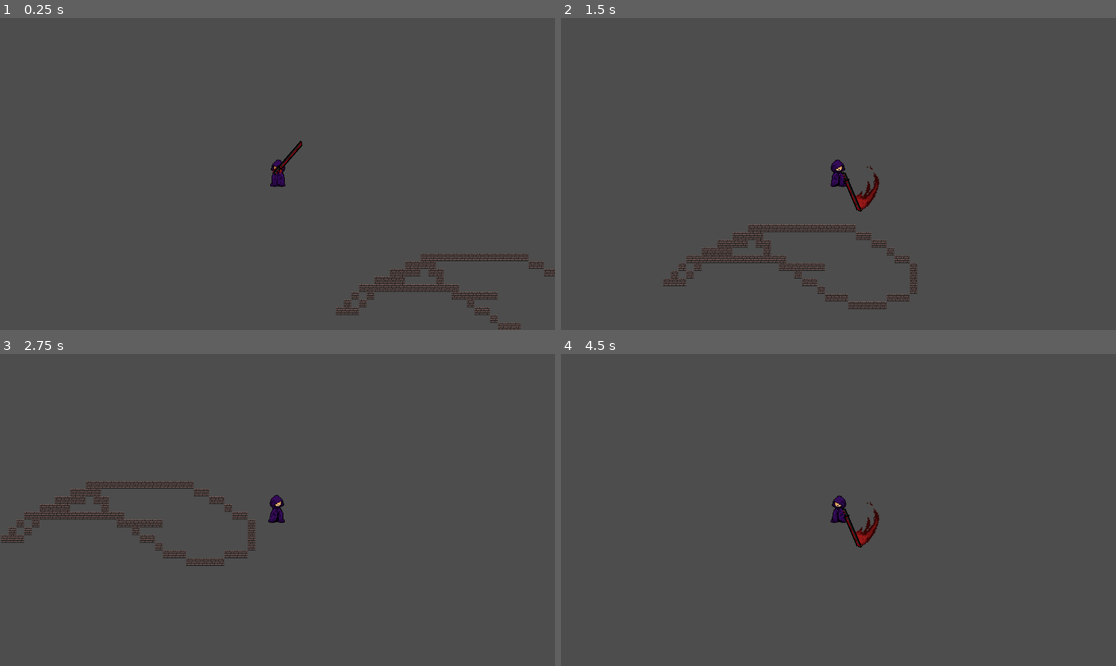
Above: before the commit, frames 1-4 (two rows, left to right).
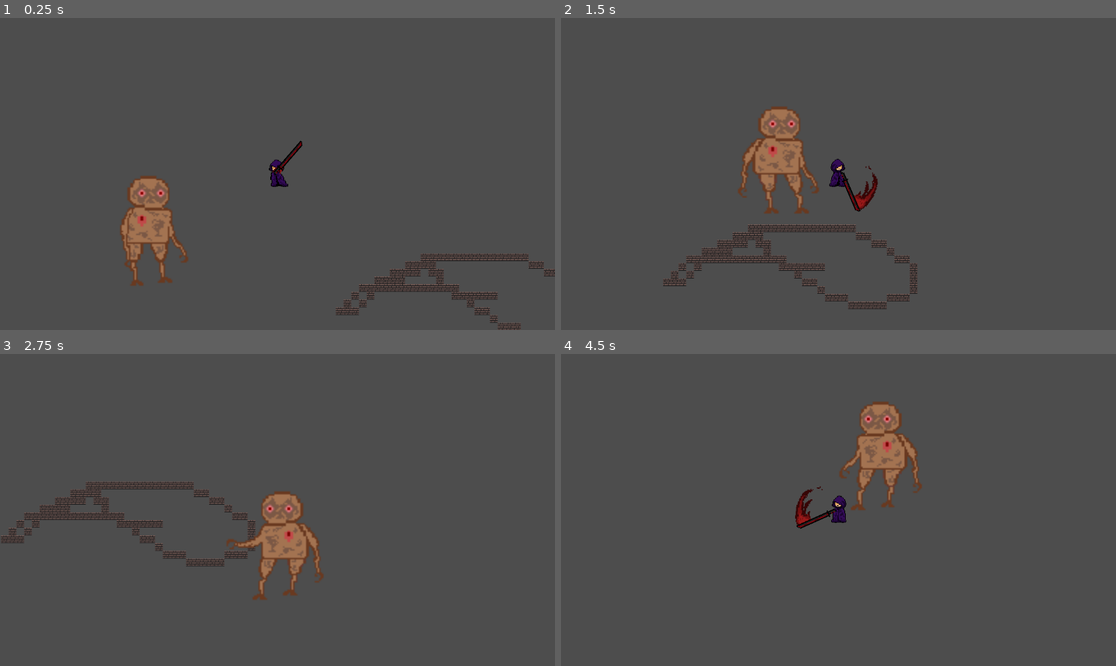
Above: after the commit, the same moments.

Repository: Eathand/GDA-Game
Game: Godot game, scene res://scenes/Main.tscn
Two runs of this game, one before a commit and one after it. Both use one fixed random seed, a clock stepped at 60 frames per second and the inputs below. The engine's default icon, where the game draws it, is replaced by a stand-in: a white triangle on a blue panel in a dark square.
Inputs (mouse positions are in pixels of both pictures, inside the frame that each line leads up to):
- Up to frame 1 (0.25 s): no input
- Up to frame 2 (1.5 s): move the mouse to (960, 158) at 0.52 s; hold D (right) 0.53-1.28 s; tap Shift (dash) at 0.6 s; move the mouse to (727, 189) at 1.27 s; hold S (down) from 1.28 s (still down); click (727, 189) at 1.35 s
- Up to frame 3 (2.75 s): tap Shift (dash) at 1.55, 2.1 s; move the mouse to (333, 441) at 2.02 s; release S (down) at 2.03 s; hold D (right) from 2.03 s (still down)
- Up to frame 4 (4.5 s): move the mouse to (810, 572) at 2.77 s; release D (right) at 2.78 s; hold W (up) 2.78-3.53 s; tap P (test_damage) at 2.85 s; tap Shift (dash) at 3.05, 3.6 s; move the mouse to (1005, 556) at 3.52 s; hold A (left) from 3.53 s (still down); move the mouse to (672, 463) at 4.27 s; click (672, 463) at 4.35 s

The runs differ from the first frame. In frame 1, 2.4% of the frame differs, in the area x 21-52%, y 45-86%; in frame 2, 2.7%; in frame 3, 3.5%, in the area x 0-59%, y 40-79%; in frame 4, 3.0%.

Commit message:
dash premium

Diff:
--- a/gda-game-capstone/scenes/Main.tscn
+++ b/gda-game-capstone/scenes/Main.tscn
@@ -1,10 +1,11 @@
-[gd_scene load_steps=11 format=3 uid="uid://u6jsd1u1khm8"]
+[gd_scene load_steps=12 format=3 uid="uid://u6jsd1u1khm8"]
 
 [ext_resource type="Texture2D" uid="uid://b6ux81xfksquv" path="res://tileset/0x72_DungeonTilesetII_v1.7/0x72_DungeonTilesetII_v1.7.png" id="1_kb3yc"]
 [ext_resource type="Texture2D" uid="uid://b7kuf7ku4t1sb" path="res://tileset/0x72_DungeonTilesetII_v1.7/atlas_floor-16x16.png" id="2_841kv"]
 [ext_resource type="Texture2D" uid="uid://cbqg5dxn4kvbc" path="res://tileset/0x72_DungeonTilesetII_v1.7/atlas_walls_high-16x32.png" id="3_loqeb"]
 [ext_resource type="Texture2D" uid="uid://778ae7qkf6aw" path="res://tileset/0x72_DungeonTilesetII_v1.7/atlas_walls_low-16x16.png" id="4_vcqlc"]
 [ext_resource type="PackedScene" uid="uid://dw7pcx2ur8mps" path="res://scenes/player.tscn" id="5_5qw7p"]
+[ext_resource type="PackedScene" uid="uid://bdav71f162way" path="res://scenes/mob.tscn" id="6_qb5rt"]
 
 [sub_resource type="TileSetAtlasSource" id="TileSetAtlasSource_jl4hk"]
 texture = ExtResource("1_kb3yc")
@@ -901,3 +902,6 @@
 
 [node name="Player" parent="." instance=ExtResource("5_5qw7p")]
 position = Vector2(439, 235)
+
+[node name="Mob" parent="." instance=ExtResource("6_qb5rt")]
+position = Vector2(160, 353)
--- a/gda-game-capstone/scenes/player.tscn
+++ b/gda-game-capstone/scenes/player.tscn
@@ -1,7 +1,8 @@
-[gd_scene load_steps=11 format=3 uid="uid://dw7pcx2ur8mps"]
+[gd_scene load_steps=17 format=3 uid="uid://dw7pcx2ur8mps"]
 
 [ext_resource type="Script" path="res://scripts/player.gd" id="1_frp8s"]
 [ext_resource type="Texture2D" uid="uid://bphvuxclha51t" path="res://scripts/maincharacter-Sheet.png" id="2_5tfbi"]
+[ext_resource type="Texture2D" uid="uid://bjsbddrlrame8" path="res://scenes/dash-frame-Sheet.png" id="2_8juja"]
 [ext_resource type="Texture2D" uid="uid://8c0dabow04vf" path="res://scenes/maincharacter (1).png" id="2_8whyy"]
 [ext_resource type="PackedScene" uid="uid://cwpoiwpgp5ykn" path="res://scenes/sword.tscn" id="3_ro1b5"]
 
@@ -9,6 +10,26 @@
 
 [sub_resource type="CircleShape2D" id="CircleShape2D_c313q"]
 radius = 16.0
+
+[sub_resource type="AtlasTexture" id="AtlasTexture_ynnvj"]
+atlas = ExtResource("2_8juja")
+region = Rect2(0, 0, 1024, 1024)
+
+[sub_resource type="AtlasTexture" id="AtlasTexture_fewwg"]
+atlas = ExtResource("2_8juja")
+region = Rect2(1024, 0, 1024, 1024)
+
+[sub_resource type="AtlasTexture" id="AtlasTexture_lywfp"]
+atlas = ExtResource("2_8juja")
+region = Rect2(2048, 0, 1024, 1024)
+
+[sub_resource type="AtlasTexture" id="AtlasTexture_mtc3m"]
+atlas = ExtResource("2_8juja")
+region = Rect2(3072, 0, 1024, 1024)
+
+[sub_resource type="AtlasTexture" id="AtlasTexture_oe0h1"]
+atlas = ExtResource("2_8juja")
+region = Rect2(4096, 0, 1024, 1024)
 
 [sub_resource type="AtlasTexture" id="AtlasTexture_tfeuc"]
 atlas = ExtResource("2_5tfbi")
@@ -24,10 +45,25 @@
 
 [sub_resource type="SpriteFrames" id="SpriteFrames_umv7s"]
 animations = [{
-"frames": [],
+"frames": [{
+"duration": 1.0,
+"texture": SubResource("AtlasTexture_ynnvj")
+}, {
+"duration": 1.0,
+"texture": SubResource("AtlasTexture_fewwg")
+}, {
+"duration": 1.0,
+"texture": SubResource("AtlasTexture_lywfp")
+}, {
+"duration": 1.0,
+"texture": SubResource("AtlasTexture_mtc3m")
+}, {
+"duration": 1.0,
+"texture": SubResource("AtlasTexture_oe0h1")
+}],
 "loop": true,
-"name": &"default",
-"speed": 5.0
+"name": &"daash",
+"speed": 8.0
 }, {
 "frames": [{
 "duration": 1.0,
@@ -70,8 +106,8 @@
 [node name="AnimatedSprite2D" type="AnimatedSprite2D" parent="."]
 scale = Vector2(0.171, 0.171)
 sprite_frames = SubResource("SpriteFrames_umv7s")
-animation = &"walk"
-frame_progress = 0.14746
+animation = &"daash"
+frame_progress = 0.280054
 
 [node name="Timer" type="Timer" parent="."]
 
--- a/gda-game-capstone/scenes/sword.tscn
+++ b/gda-game-capstone/scenes/sword.tscn
@@ -130,10 +130,10 @@
 tracks/0/interp = 1
 tracks/0/loop_wrap = true
 tracks/0/keys = {
-"times": PackedFloat32Array(0, 0.02, 0.06),
-"transitions": PackedFloat32Array(1, 1, 1),
-"update": 0,
-"values": [Vector2(-11, -8), Vector2(-5, 13), Vector2(12, 12)]
+"times": PackedFloat32Array(0, 0.01, 0.02, 0.03, 0.04, 0.06),
+"transitions": PackedFloat32Array(1, 1, 1, 1, 1, 1),
+"update": 0,
+"values": [Vector2(-13, 4), Vector2(-8, 14), Vector2(4, 13), Vector2(7, 12), Vector2(9, 9), Vector2(12, 12)]
 }
 tracks/1/type = "value"
 tracks/1/imported = false
@@ -142,10 +142,10 @@
 tracks/1/interp = 1
 tracks/1/loop_wrap = true
 tracks/1/keys = {
-"times": PackedFloat32Array(0, 0.01, 0.02, 0.06),
-"transitions": PackedFloat32Array(1, 1, 1, 1),
-"update": 0,
-"values": [0.555015, -2.15897, -1.66853, -1.84656]
+"times": PackedFloat32Array(0, 0.01, 0.02, 0.03, 0.04, 0.06),
+"transitions": PackedFloat32Array(1, 1, 1, 1, 1, 1),
+"update": 0,
+"values": [1.13684, -2.6093, -0.298202, -0.523387, -0.783664, -1.84656]
 }
 tracks/2/type = "value"
 tracks/2/imported = false
--- a/gda-game-capstone/scripts/player.gd
+++ b/gda-game-capstone/scripts/player.gd
@@ -5,8 +5,10 @@
 @onready var dmgcool: Timer = $DamageCooldown
 @onready var sprite_2d: Sprite2D = $root/Sprite2D
 @onready var animated_sprite_2d: AnimatedSprite2D = $AnimatedSprite2D
-@onready var lcollision_shape_2d: CollisionShape2D = $root/Sword/Area2D/CollisionShape2D
+
+
 @onready var playercol: CollisionShape2D = $playercol
+@onready var animation_player: AnimationPlayer = $AnimationPlayer
 
 
 @onready var sword: Sword = $root/Sword
@@ -57,9 +59,11 @@
 			animated_sprite_2d.stop()
 		if Input.is_action_just_pressed("dash") and has_input_direction and cooldown_timer.is_stopped():
 			start_dash(direction)
+			animated_sprite_2d.play("daash")
 			playercol.disabled = true
 		else:
 			playercol.disabled = false
+
 		#sword.scale.x = 3.031
 		#sword.scale.y = 3.027
 
@@ -76,12 +80,14 @@
 		sword.area_2d.hide()
 	if Input.is_action_pressed("right"):
 		animated_sprite_2d.flip_h = true
-		#sword.position.x = -43
-		#sword.rotation = 1
+		sword.position.x = -10
+		sword.scale.x =3
+		sword.scale.y=3
 	if Input.is_action_pressed("left"):
 		animated_sprite_2d.flip_h = false
-		#sword.position.x = 43
-
+		sword.position.x = 10
+		sword.scale.x =3
+		sword.scale.y=-3
 func start_dash(direction: Vector2):
 	is_dashing = true
 	dash_timer = dash_duration
Binary file added: gda-game-capstone/scenes/dash-frame-Sheet.png
Not shown, added: gda-game-capstone/scenes/dash-frame-Sheet.png.import
